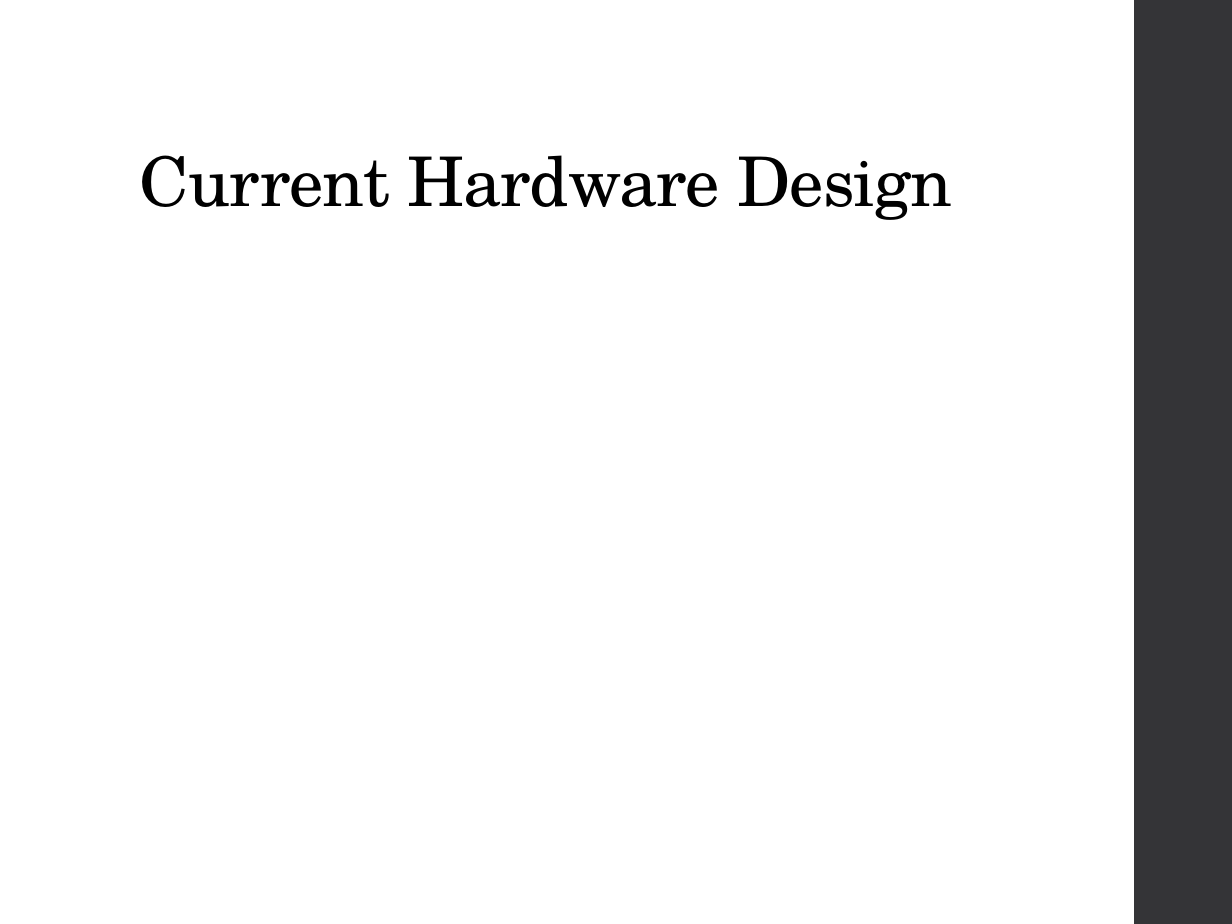
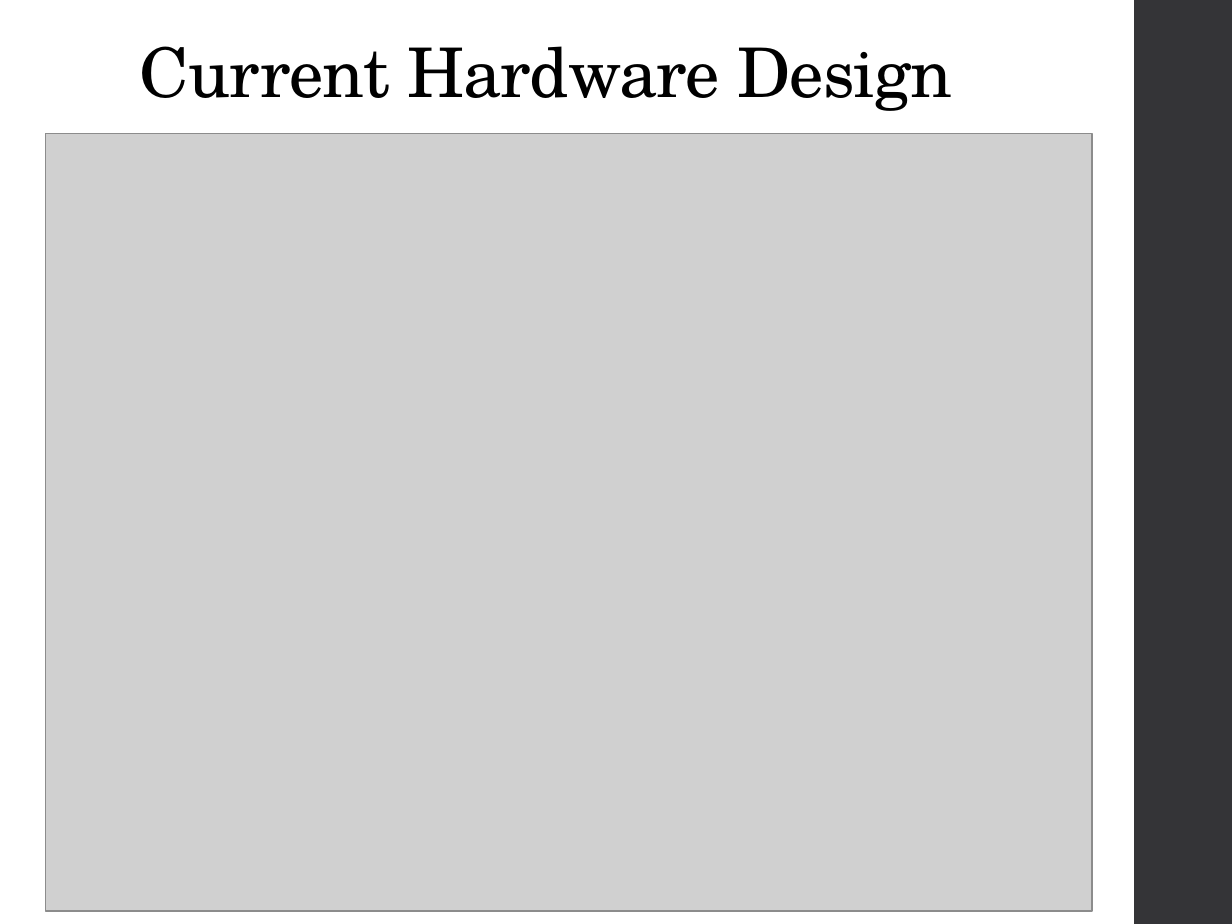
Before and after one commit to aflyingcougar/elc-4438-wah-pedal, a slide deck: slide 6 of Presentation/Final Presentation.pptx. Drawn at 1232x924 pixels with LibreOffice and Linux fonts; fonts in the diff are those of the drawing; grey boxes stand for pictures. Boxes give left, top, right and bottom in pixels: in the first picture for what was removed or moved away, otherwise in the second. Text is boxed around its words. In the diff, an @@ line names an element or a change of style, - is before the commit and + after.

```diff
--- a/Presentation/Final Presentation.pptx
+++ b/Presentation/Final Presentation.pptx
@@ title "Current Hardware Design" moved from (x1=140, y1=155, x2=952, y2=220) to (x1=140, y1=46, x2=952, y2=111) @@
@@ picture added at (x1=46, y1=133, x2=1093, y2=910) @@
```
Also in this commit, not shown: 6 other slides changed, 4 slides added, 3 slides removed, 6 other files.
